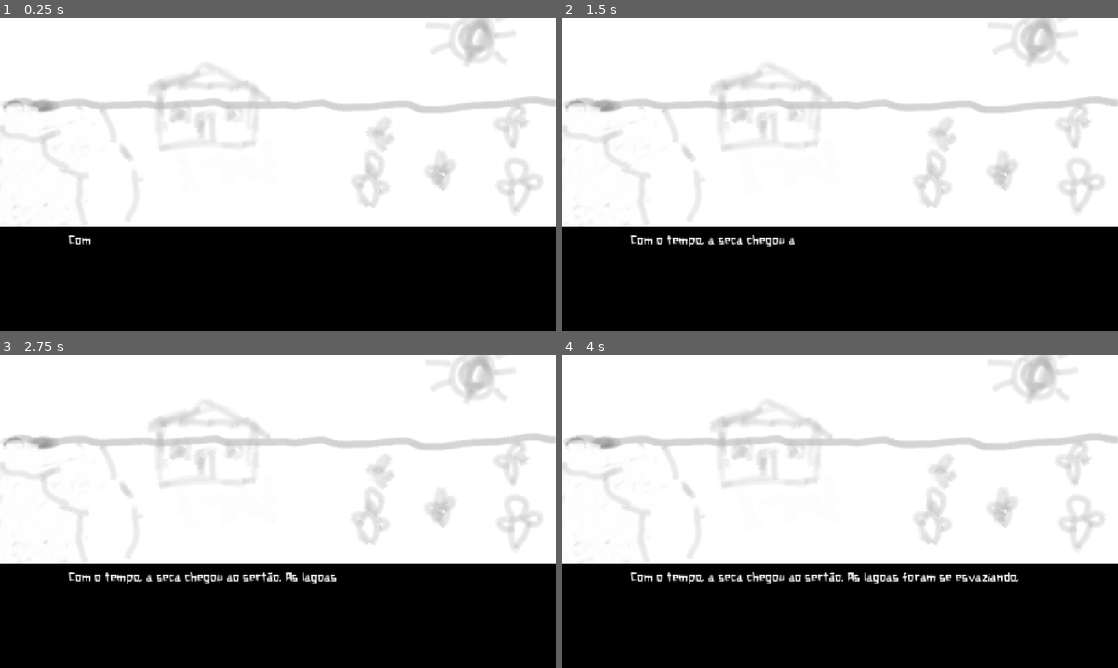
Above: before the commit, frames 1-4 (two rows, left to right).
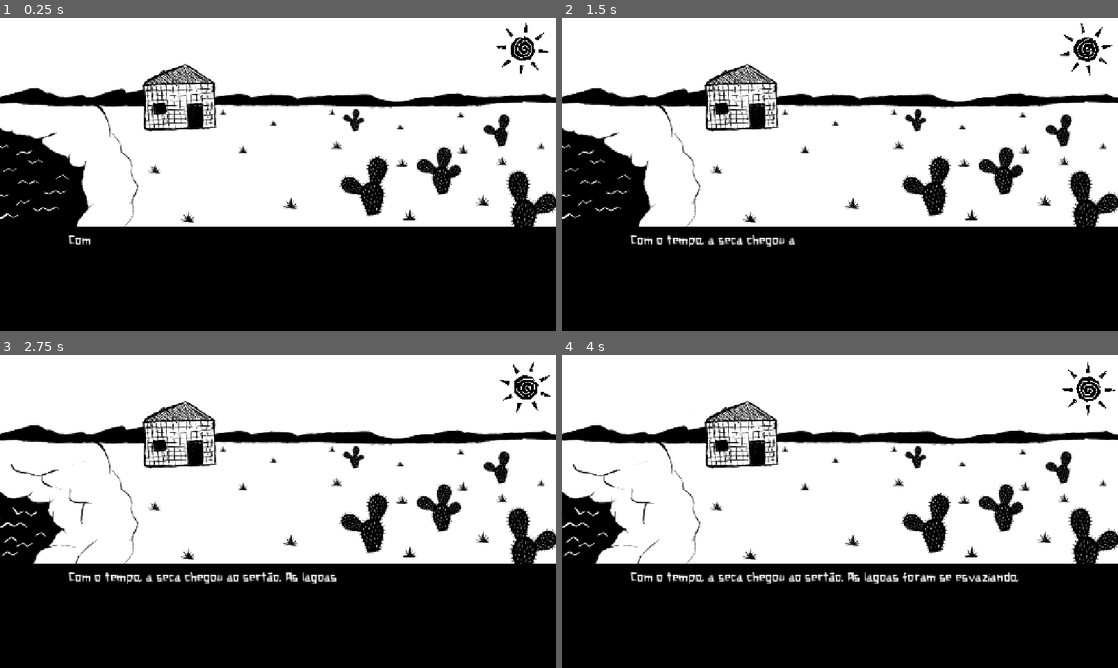
Above: after the commit, the same moments.

Repository: LaercioSR/the-legacy-of-manoel
Game: Godot game, scene res://scenes/levels/scene_3.tscn
Same seed, same stepped clock (60 frames per second), same inputs: the game is played once before the commit and once after it. This scene is started directly instead of the project's main scene.
Inputs (mouse positions are in pixels of both pictures, inside the frame that each line leads up to):
- Up to frame 1 (0.25 s): no input
- Up to frame 2 (1.5 s): tap Enter (ui_accept) at 0.5, 0.77 s; move the mouse to (962, 158) at 0.52 s; hold Right (ui_right) 0.53-1.25 s; click (962, 158) at 0.67 s; drag from (728, 190) to (812, 237) at 1.27 s
- Up to frame 3 (2.75 s): move the mouse to (333, 442) at 2.02 s; hold Right (ui_right) from 2.03 s (still down)
- Up to frame 4 (4 s): release Right (ui_right) at 2.75 s; drag from (812, 574) to (673, 464) at 2.77 s; move the mouse to (1006, 558) at 3.52 s; hold Left (ui_left) from 3.53 s (still down); tap Enter (ui_accept) at 3.77 s

The runs differ from the first frame. In frame 1, 15% of the frame differs, in the area x 0-100%, y 0-67%; in frame 2, 15%; in frame 3, 13%; in frame 4, 13%.

Commit message:
feat: add images in scene 3

Diff:
--- a/scenes/levels/scene_3.tscn
+++ b/scenes/levels/scene_3.tscn
@@ -1,11 +1,52 @@
-[gd_scene load_steps=3 format=3 uid="uid://cw6ao3l2qlw6q"]
+[gd_scene load_steps=8 format=3 uid="uid://cw6ao3l2qlw6q"]
 
 [ext_resource type="Script" uid="uid://bq3e4qc7ja45l" path="res://scripts/game/scene_3.gd" id="1_567m1"]
 [ext_resource type="Texture2D" uid="uid://8f372q7rpg31" path="res://assets/textures/scene_3.webp" id="2_wskts"]
+[ext_resource type="Texture2D" uid="uid://ctfgko5jo33mb" path="res://assets/textures/sun.webp" id="3_211gq"]
+[ext_resource type="Texture2D" uid="uid://dktadf7imc7k2" path="res://assets/textures/scene_3_water_1.webp" id="4_iav76"]
 
-[node name="Scene3" type="Node2D" node_paths=PackedStringArray("hud")]
+[sub_resource type="Animation" id="Animation_q8s0e"]
+length = 0.001
+tracks/0/type = "value"
+tracks/0/imported = false
+tracks/0/enabled = true
+tracks/0/path = NodePath(".:rotation")
+tracks/0/interp = 1
+tracks/0/loop_wrap = true
+tracks/0/keys = {
+"times": PackedFloat32Array(0),
+"transitions": PackedFloat32Array(1),
+"update": 0,
+"values": [0.0]
+}
+
+[sub_resource type="Animation" id="Animation_aunhy"]
+resource_name = "rotation"
+length = 16.0
+loop_mode = 1
+tracks/0/type = "value"
+tracks/0/imported = false
+tracks/0/enabled = true
+tracks/0/path = NodePath(".:rotation")
+tracks/0/interp = 1
+tracks/0/loop_wrap = true
+tracks/0/keys = {
+"times": PackedFloat32Array(0, 4, 8, 12, 16),
+"transitions": PackedFloat32Array(1, 1, 1, 1, 1),
+"update": 0,
+"values": [0.0, 1.5708, 3.14159, 4.71239, 6.28319]
+}
+
+[sub_resource type="AnimationLibrary" id="AnimationLibrary_4hybx"]
+_data = {
+&"RESET": SubResource("Animation_q8s0e"),
+&"rotation": SubResource("Animation_aunhy")
+}
+
+[node name="Scene3" type="Node2D" node_paths=PackedStringArray("hud", "waterTexture")]
 script = ExtResource("1_567m1")
 hud = NodePath("HUD")
+waterTexture = NodePath("HUD/TextureRect/water")
 
 [node name="HUD" type="CanvasLayer" parent="."]
 
@@ -21,3 +62,26 @@
 offset_right = 40.0
 offset_bottom = 40.0
 texture = ExtResource("2_wskts")
+
+[node name="Sun" type="Sprite2D" parent="HUD/TextureRect"]
+position = Vector2(1203, 79)
+scale = Vector2(0.148926, 0.153031)
+texture = ExtResource("3_211gq")
+
+[node name="AnimationPlayer" type="AnimationPlayer" parent="HUD/TextureRect/Sun"]
+libraries = {
+&"": SubResource("AnimationLibrary_4hybx")
+}
+autoplay = "rotation"
+
+[node name="water" type="TextureRect" parent="HUD/TextureRect"]
+layout_mode = 0
+offset_right = 1280.0
+offset_bottom = 480.0
+texture = ExtResource("4_iav76")
+
+[node name="Timer" type="Timer" parent="."]
+wait_time = 2.0
+autostart = true
+
+[connection signal="timeout" from="Timer" to="." method="_on_timer_timeout"]
--- a/scripts/game/scene_3.gd
+++ b/scripts/game/scene_3.gd
@@ -19,6 +19,10 @@
 }
 
 @export var hud: CanvasLayer = null
+@export var waterTexture: TextureRect = null
+
+var time = 1
+var current_tween: Tween
 
 func _ready() -> void:
 	var new_dialod: DialogScreen = DIALOG_SCREEN.instantiate()
@@ -32,3 +36,9 @@
 	minigame.initialize(MinigameCow.GameMode.STORY)
 	get_parent().add_child(minigame)
 	queue_free()
+
+func _on_timer_timeout() -> void:
+	time += 1
+
+	if time <= 5:
+		waterTexture.texture = load("res://assets/textures/scene_3_water_%d.webp" % time)
Binary file changed: assets/textures/scene_3.webp
Binary file added: assets/textures/scene_3_water_1.webp
Binary file added: assets/textures/scene_3_water_2.webp
Binary file added: assets/textures/scene_3_water_3.webp
Binary file added: assets/textures/scene_3_water_4.webp
Binary file added: assets/textures/scene_3_water_5.webp
